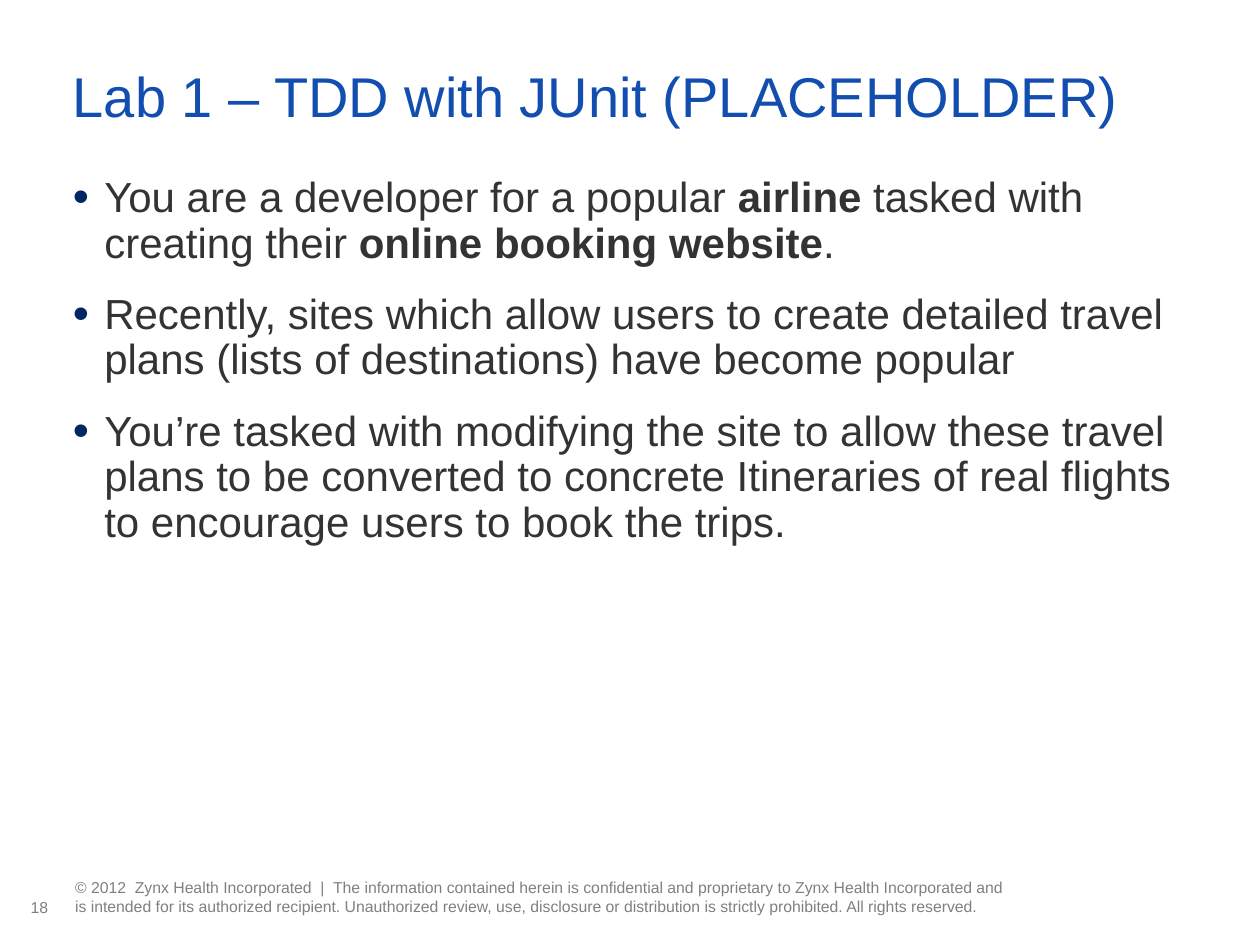
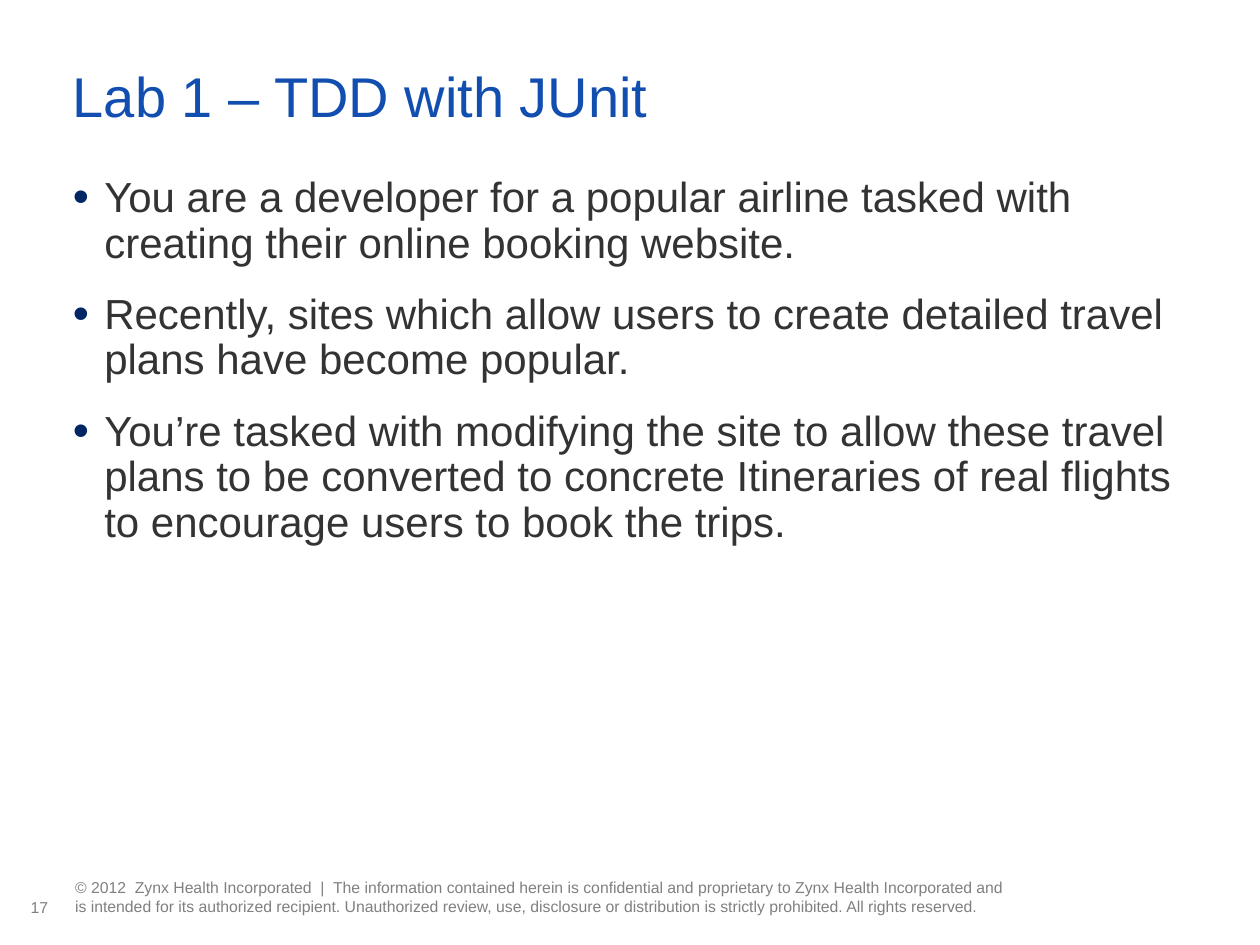
Before and after one commit to tathougies/zynx-se-bootcamp, a slide deck: slide 17 of testing/Testing Presentation.pptx (slide 18 before the commit). Drawn at 1260x945 pixels with LibreOffice and Linux fonts; fonts in the diff are those of the drawing; background and template pictures are left out. Boxes give left, top, right and bottom in pixels: in the first picture for what was removed or moved away, otherwise in the second. Text is boxed around its words. In the diff, an @@ line names an element or a change of style, - is before the commit and + after.

```diff
--- a/testing/Testing Presentation.pptx
+++ b/testing/Testing Presentation.pptx
@@ title at [73, 76, 648, 118]: text changed @@
-Lab 1 – TDD with JUnit (PLACEHOLDER)
+Lab 1 – TDD with JUnit
@@ text at [104, 181, 1072, 266]: bold off in "airline online booking website." @@
@@ text at [104, 298, 1163, 383]: text changed @@
-• Recently, sites which allow users to create detailed travel plans (lists of destinations) have become popular
+• Recently, sites which allow users to create detailed travel plans have become popular.
@@ page number at [31, 902, 49, 913]: text changed @@
-18
+17
```
Also in this commit, not shown: 1 other slide changed, 4 slides added, 3 slides removed, 13 other files.
